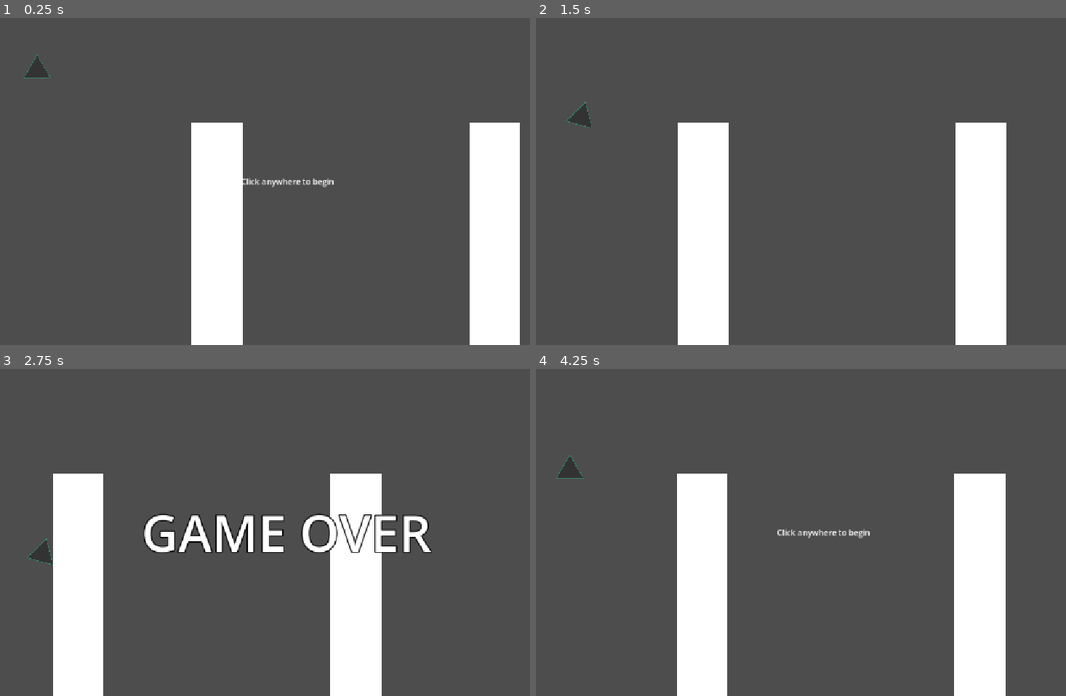
Above: before the commit, frames 1-4 (two rows, left to right).
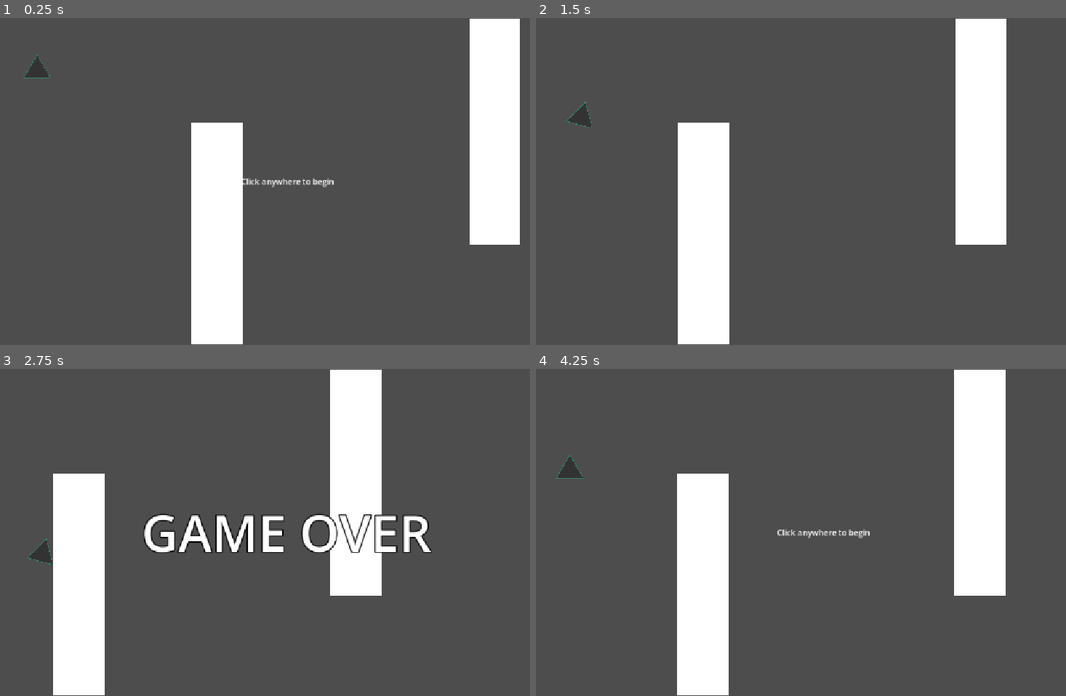
Above: after the commit, the same moments.

Repository: nouxinf/wave2
Game: Godot game, scene res://main.tscn
Two runs of this game, one before a commit and one after it. Both use one fixed random seed, a clock stepped at 60 frames per second and the inputs below.
Inputs (mouse positions are in pixels of both pictures, inside the frame that each line leads up to):
- Up to frame 1 (0.25 s): no input
- Up to frame 2 (1.5 s): tap Enter at 0.5 s; move the mouse to (949, 165) at 0.52 s; hold Right 0.53-1.28 s; click (949, 165) at 0.6 s; move the mouse to (705, 197) at 1.27 s; hold Down from 1.28 s (still down); tap Alt at 1.35 s
- Up to frame 3 (2.75 s): move the mouse to (344, 460) at 2.02 s; release Down at 2.03 s; hold Right from 2.03 s (still down); tap Shift at 2.1 s
- Up to frame 4 (4.25 s): move the mouse to (795, 597) at 2.77 s; release Right at 2.78 s; hold Up 2.78-3.53 s; click (795, 597) at 2.85 s; tap Enter at 3.5 s; move the mouse to (997, 581) at 3.52 s; hold Left from 3.53 s (still down); tap Alt at 3.6 s

The runs differ from the first frame. In frame 1, 5.9% of the frame differs, in the area x 36-99%, y 0-100%; in frame 2, 6.1%; in frame 3, 6.3%, in the area x 10-73%, y 0-100%; in frame 4, 6.3%.

Commit message:
second shape

Diff:
--- a/map.gd
+++ b/map.gd
@@ -1,13 +1,14 @@
 extends Node2D
 
 @export var shapes: Array[PackedScene] = [
-	preload("res://shapes/shape0.tscn")
+	preload("res://shapes/shape0.tscn"),
+	preload("res://shapes/shape1.tscn")
 ]
 
-const shapeWidths = [50]
+const shapeWidths = [50, 50]
 # Called when the node enters the scene tree for the first time.
 func _ready() -> void:
-	const map = [0, 0, 0]
+	const map = [0, 1, 0]
 	var x = 400
 	for i in map:
 		var shape_instance = shapes[map[i]].instantiate()
--- a/shapes/shape0.tscn
+++ b/shapes/shape0.tscn
@@ -1,17 +1,20 @@
-[gd_scene format=3 uid="uid://23ck1dyhicxi"]
+[gd_scene format=3 uid="uid://cgyq1i2gghgnk"]
 
 [sub_resource type="RectangleShape2D" id="RectangleShape2D_00gvo"]
-size = Vector2(51, 482.68796)
+size = Vector2(50.44301, 443.68784)
 
-[node name="Area2D" type="Area2D" unique_id=44238216 groups=["obstacles"]]
+[node name="Node2D" type="Node2D" unique_id=1856433745]
+scale = Vector2(1, 1.0000002)
+
+[node name="Area2D" type="Area2D" parent="." unique_id=44238216 groups=["obstacles"]]
 scale = Vector2(2.0022597, 0.9916878)
 
-[node name="ColorRect" type="ColorRect" parent="." unique_id=283396815]
+[node name="ColorRect" type="ColorRect" parent="Area2D" unique_id=283396815]
 offset_top = -442.6797
-offset_right = 50.0
-offset_bottom = 57.320313
+offset_right = 50.44301
+offset_bottom = 3.0517578e-05
 
-[node name="CollisionShape2D" type="CollisionShape2D" parent="." unique_id=501534031]
-position = Vector2(25.500011, -202.344)
-scale = Vector2(1, 1.0000004)
+[node name="CollisionShape2D" type="CollisionShape2D" parent="Area2D" unique_id=501534031]
+position = Vector2(25.22151, -221.84401)
+scale = Vector2(1, 1.0000007)
 shape = SubResource("RectangleShape2D_00gvo")
--- /dev/null
+++ b/shapes/shape1.tscn
@@ -0,0 +1,19 @@
+[gd_scene format=3 uid="uid://duc4jliw4pmrt"]
+
+[sub_resource type="RectangleShape2D" id="RectangleShape2D_00gvo"]
+size = Vector2(50, 450)
+
+[node name="Node2D" type="Node2D" unique_id=132690509]
+
+[node name="Area2D" type="Area2D" parent="." unique_id=44238216 groups=["obstacles"]]
+position = Vector2(0, -198)
+scale = Vector2(2.0022597, 0.9916878)
+
+[node name="ColorRect" type="ColorRect" parent="Area2D" unique_id=283396815]
+offset_top = -450.0
+offset_right = 50.0
+
+[node name="CollisionShape2D" type="CollisionShape2D" parent="Area2D" unique_id=501534031]
+position = Vector2(25, -225)
+scale = Vector2(1, 1.0000007)
+shape = SubResource("RectangleShape2D_00gvo")
